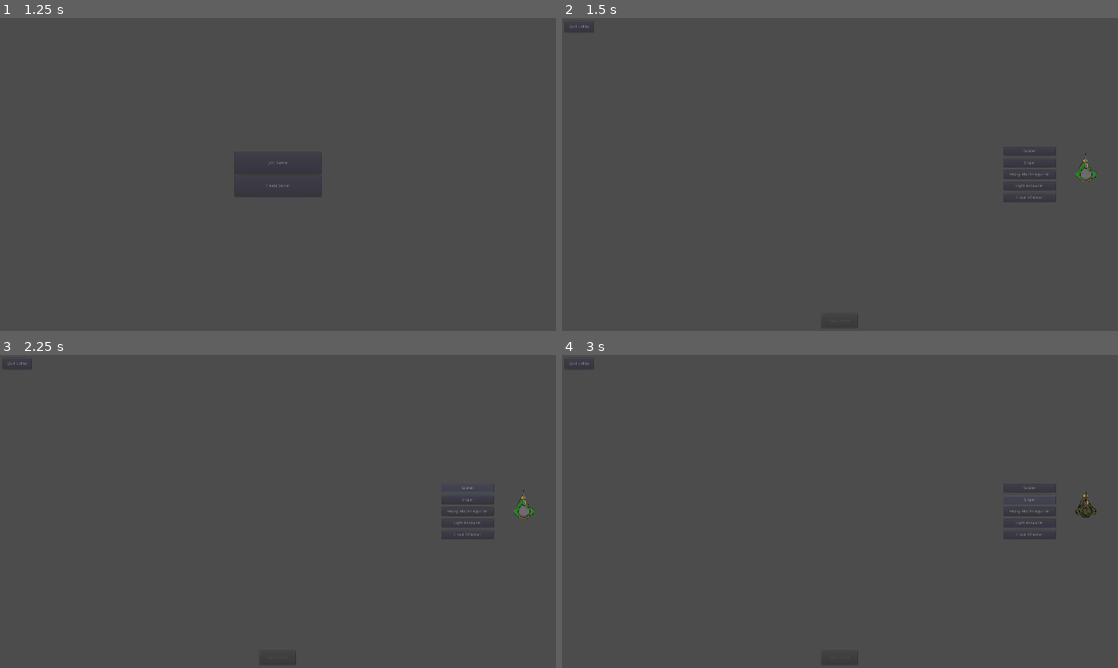
Above: before the commit, frames 1-4 (two rows, left to right).
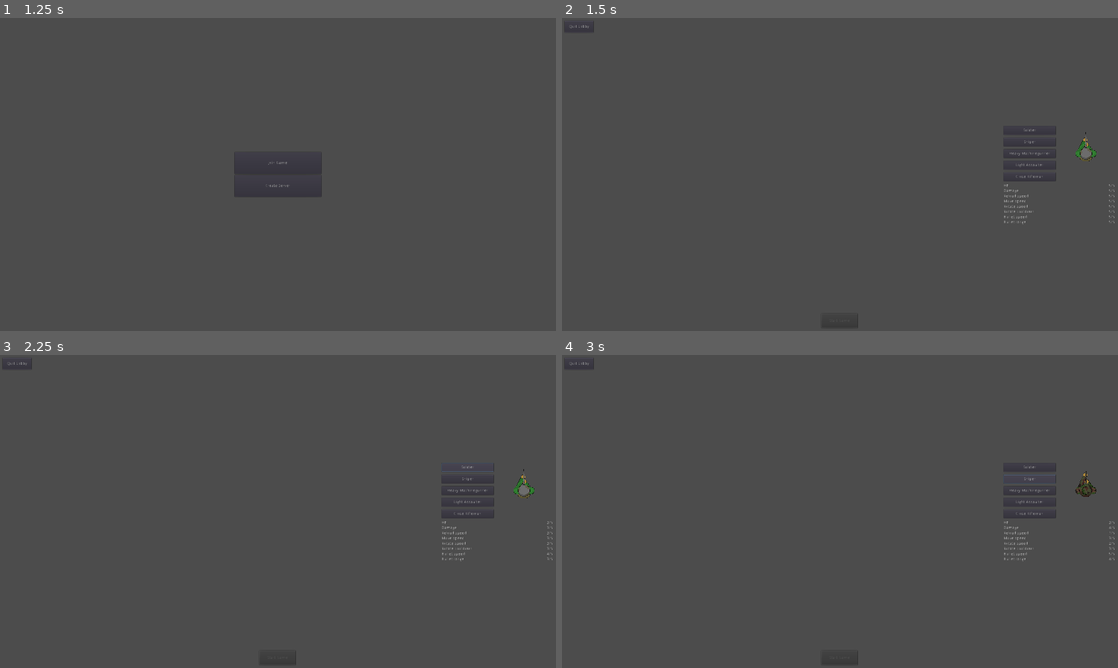
Above: after the commit, the same moments.

Repository: michalbie/Spinningeddon
Game: Godot game, scene res://Scenes/Main.tscn
Same seed, same stepped clock (60 frames per second), same inputs: the game is played once before the commit and once after it.
Inputs (mouse positions are in pixels of both pictures, inside the frame that each line leads up to):
- Up to frame 1 (1.25 s): tap Enter at 0.5 s; move the mouse to (400, 158) at 0.52 s; press the mouse at (400, 158) at 0.53 s
- Up to frame 2 (1.5 s): release the mouse at (962, 158) at 1.25 s; click "Create Server" at 1.25 s
- Up to frame 3 (2.25 s): click "Soldier" at 2 s
- Up to frame 4 (3 s): click "Sniper" at 2.75 s

Frame 1 is identical in both runs. In frame 2, 0.6% of the frame differs, in the area x 79-100%, y 34-66%; in frame 3, 0.6%; in frame 4, 0.6%.
Error before the commit: Invalid get index '0' (on base: 'Dictionary'). (res://Scenes/Lobby/Lobby.gd:57)
Error after the commit: Invalid get index '0' (on base: 'Dictionary'). (res://Scenes/Lobby/Lobby.gd:68)

Commit message:
Added class descriptions in lobby
Added stats for classes in lobby, that are pulled from class scenes

Diff:
--- a/Scenes/Lobby/ClassesMenu.tscn
+++ b/Scenes/Lobby/ClassesMenu.tscn
@@ -2,7 +2,7 @@
 
 [ext_resource path="res://Entities/Character/assets/Soldier.png" type="Texture" id=1]
 
-[node name="ClassesMenu" type="HBoxContainer"]
+[node name="ClassesMenu" type="VBoxContainer"]
 margin_left = 620.0
 margin_right = 1004.0
 margin_bottom = 200.0
@@ -10,7 +10,11 @@
 "_edit_use_anchors_": false
 }
 
-[node name="Classes" type="VBoxContainer" parent="."]
+[node name="HBoxContainer" type="HBoxContainer" parent="."]
+margin_right = 384.0
+margin_bottom = 200.0
+
+[node name="Classes" type="VBoxContainer" parent="HBoxContainer"]
 margin_top = 5.0
 margin_right = 180.0
 margin_bottom = 195.0
@@ -18,14 +22,14 @@
 size_flags_vertical = 4
 custom_constants/separation = 10
 
-[node name="Soldier" type="Button" parent="Classes"]
+[node name="Soldier" type="Button" parent="HBoxContainer/Classes"]
 margin_right = 180.0
 margin_bottom = 30.0
 rect_min_size = Vector2( 180, 30 )
 size_flags_horizontal = 4
 text = "Soldier"
 
-[node name="Sniper" type="Button" parent="Classes"]
+[node name="Sniper" type="Button" parent="HBoxContainer/Classes"]
 margin_top = 40.0
 margin_right = 180.0
 margin_bottom = 70.0
@@ -33,7 +37,7 @@
 size_flags_horizontal = 4
 text = "Sniper"
 
-[node name="HeavyMachinegunner" type="Button" parent="Classes"]
+[node name="HeavyMachinegunner" type="Button" parent="HBoxContainer/Classes"]
 margin_top = 80.0
 margin_right = 180.0
 margin_bottom = 110.0
@@ -41,7 +45,7 @@
 size_flags_horizontal = 4
 text = "Heavy Machinegunner"
 
-[node name="LightAssaulter" type="Button" parent="Classes"]
+[node name="LightAssaulter" type="Button" parent="HBoxContainer/Classes"]
 margin_top = 120.0
 margin_right = 180.0
 margin_bottom = 150.0
@@ -49,7 +53,7 @@
 size_flags_horizontal = 4
 text = "Light Assaulter"
 
-[node name="CloseRifleman" type="Button" parent="Classes"]
+[node name="CloseRifleman" type="Button" parent="HBoxContainer/Classes"]
 margin_top = 160.0
 margin_right = 180.0
 margin_bottom = 190.0
@@ -57,7 +61,7 @@
 size_flags_horizontal = 4
 text = "Close Rifleman"
 
-[node name="TextureRect" type="TextureRect" parent="."]
+[node name="TextureRect" type="TextureRect" parent="HBoxContainer"]
 margin_left = 184.0
 margin_right = 384.0
 margin_bottom = 200.0
@@ -66,3 +70,143 @@
 size_flags_vertical = 4
 texture = ExtResource( 1 )
 expand = true
+
+[node name="VBoxContainer" type="VBoxContainer" parent="."]
+margin_top = 204.0
+margin_right = 384.0
+margin_bottom = 344.0
+
+[node name="HBoxContainer" type="HBoxContainer" parent="VBoxContainer"]
+margin_right = 384.0
+margin_bottom = 14.0
+
+[node name="Name" type="Label" parent="VBoxContainer/HBoxContainer"]
+margin_right = 359.0
+margin_bottom = 14.0
+size_flags_horizontal = 3
+text = "HP:"
+
+[node name="Value" type="Label" parent="VBoxContainer/HBoxContainer"]
+margin_left = 363.0
+margin_right = 384.0
+margin_bottom = 14.0
+text = "5/5"
+
+[node name="HBoxContainer2" type="HBoxContainer" parent="VBoxContainer"]
+margin_top = 18.0
+margin_right = 384.0
+margin_bottom = 32.0
+
+[node name="Name" type="Label" parent="VBoxContainer/HBoxContainer2"]
+margin_right = 359.0
+margin_bottom = 14.0
+size_flags_horizontal = 3
+text = "Damage:"
+
+[node name="Value" type="Label" parent="VBoxContainer/HBoxContainer2"]
+margin_left = 363.0
+margin_right = 384.0
+margin_bottom = 14.0
+text = "5/5"
+
+[node name="HBoxContainer3" type="HBoxContainer" parent="VBoxContainer"]
+margin_top = 36.0
+margin_right = 384.0
+margin_bottom = 50.0
+
+[node name="Name" type="Label" parent="VBoxContainer/HBoxContainer3"]
+margin_right = 359.0
+margin_bottom = 14.0
+size_flags_horizontal = 3
+text = "Reload speed:"
+
+[node name="Value" type="Label" parent="VBoxContainer/HBoxContainer3"]
+margin_left = 363.0
+margin_right = 384.0
+margin_bottom = 14.0
+text = "5/5"
+
+[node name="HBoxContainer4" type="HBoxContainer" parent="VBoxContainer"]
+margin_top = 54.0
+margin_right = 384.0
+margin_bottom = 68.0
+
+[node name="Name" type="Label" parent="VBoxContainer/HBoxContainer4"]
+margin_right = 359.0
+margin_bottom = 14.0
+size_flags_horizontal = 3
+text = "Move speed:"
+
+[node name="Value" type="Label" parent="VBoxContainer/HBoxContainer4"]
+margin_left = 363.0
+margin_right = 384.0
+margin_bottom = 14.0
+text = "5/5"
+
+[node name="HBoxContainer5" type="HBoxContainer" parent="VBoxContainer"]
+margin_top = 72.0
+margin_right = 384.0
+margin_bottom = 86.0
+
+[node name="Name" type="Label" parent="VBoxContainer/HBoxContainer5"]
+margin_right = 359.0
+margin_bottom = 14.0
+size_flags_horizontal = 3
+text = "Rotate speed:"
+
+[node name="Value" type="Label" parent="VBoxContainer/HBoxContainer5"]
+margin_left = 363.0
+margin_right = 384.0
+margin_bottom = 14.0
+text = "5/5"
+
+[node name="HBoxContainer6" type="HBoxContainer" parent="VBoxContainer"]
+margin_top = 90.0
+margin_right = 384.0
+margin_bottom = 104.0
+
+[node name="Name" type="Label" parent="VBoxContainer/HBoxContainer6"]
+margin_right = 359.0
+margin_bottom = 14.0
+size_flags_horizontal = 3
+text = "Rotate cooldown:"
+
+[node name="Value" type="Label" parent="VBoxContainer/HBoxContainer6"]
+margin_left = 363.0
+margin_right = 384.0
+margin_bottom = 14.0
+text = "5/5"
+
+[node name="HBoxContainer7" type="HBoxContainer" parent="VBoxContainer"]
+margin_top = 108.0
+margin_right = 384.0
+margin_bottom = 122.0
+
+[node name="Name" type="Label" parent="VBoxContainer/HBoxContainer7"]
+margin_right = 359.0
+margin_bottom = 14.0
+size_flags_horizontal = 3
+text = "Bullet speed:"
+
+[node name="Value" type="Label" parent="VBoxContainer/HBoxContainer7"]
+margin_left = 363.0
+margin_right = 384.0
+margin_bottom = 14.0
+text = "5/5"
+
+[node name="HBoxContainer8" type="HBoxContainer" parent="VBoxContainer"]
+margin_top = 126.0
+margin_right = 384.0
+margin_bottom = 140.0
+
+[node name="Name" type="Label" parent="VBoxContainer/HBoxContainer8"]
+margin_right = 359.0
+margin_bottom = 14.0
+size_flags_horizontal = 3
+text = "Bullet range:"
+
+[node name="Value" type="Label" parent="VBoxContainer/HBoxContainer8"]
+margin_left = 363.0
+margin_right = 384.0
+margin_bottom = 14.0
+text = "5/5"
--- a/Scenes/Lobby/Lobby.gd
+++ b/Scenes/Lobby/Lobby.gd
@@ -8,7 +8,7 @@
 
 func _ready():
 	connect("start_game", GameManager, "prepare_game")
-	for button in $"MarginContainer/HBoxContainer/ClassesMenu/Classes".get_children():
+	for button in $"MarginContainer/HBoxContainer/ClassesMenu/HBoxContainer/Classes".get_children():
 		button.connect("pressed", self, "_on_class_selected", [button.name])
 	StartGameBtn_configure()
 	initialize_lobby()
@@ -53,7 +53,18 @@
 	emit_signal("start_game")
 
 func _on_class_selected(class_id):
-	$"MarginContainer/HBoxContainer/ClassesMenu/TextureRect".texture = load("res://Entities/Character/assets/" + class_id + ".png")
+	$"MarginContainer/HBoxContainer/ClassesMenu/HBoxContainer/TextureRect".texture = load("res://Entities/Character/assets/" + class_id + ".png")
+	var stats = $"MarginContainer/HBoxContainer/ClassesMenu/VBoxContainer".get_children()
+	var class_scene = Globals.classes[class_id]["scene"].instance()
+	stats[0].get_node("Value").text = str(class_scene.hp + 1) + "/5"
+	stats[1].get_node("Value").text = str(class_scene.bullet_damage + 1) + "/5"
+	stats[2].get_node("Value").text = str(class_scene.shoot_cooldown + 1) + "/5"
+	stats[3].get_node("Value").text = str(class_scene.move_speed + 1) + "/5"
+	stats[4].get_node("Value").text = str(class_scene.rotate_speed + 1) + "/5"
+	stats[5].get_node("Value").text = str(class_scene.rotate_cooldown + 1) + "/5"
+	stats[6].get_node("Value").text = str(class_scene.bullet_speed + 1) + "/5"
+	stats[7].get_node("Value").text = str(class_scene.bullet_range + 1) + "/5"
+	class_scene.queue_free()
 	LobbyManager.players[scene_tree.get_network_unique_id()]["class"] = class_id
 	rpc("set_player_class", class_id)
 
--- a/Scenes/Lobby/Lobby.tscn
+++ b/Scenes/Lobby/Lobby.tscn
@@ -33,27 +33,28 @@
 text = "Quit Lobby"
 
 [node name="HBoxContainer" type="HBoxContainer" parent="MarginContainer"]
-margin_top = 190.0
-margin_right = 1003.0
-margin_bottom = 390.0
+margin_top = 358.0
+margin_right = 1900.0
+margin_bottom = 702.0
 size_flags_vertical = 4
 
 [node name="VBoxContainer" type="VBoxContainer" parent="MarginContainer/HBoxContainer"]
-margin_top = 100.0
-margin_right = 615.0
-margin_bottom = 100.0
+margin_top = 172.0
+margin_right = 1512.0
+margin_bottom = 172.0
 size_flags_horizontal = 7
 size_flags_vertical = 4
 
 [node name="ClassesMenu" parent="MarginContainer/HBoxContainer" instance=ExtResource( 2 )]
-margin_left = 619.0
-margin_right = 1003.0
+margin_left = 1516.0
+margin_right = 1900.0
+margin_bottom = 344.0
 
 [node name="StartGameBtn" type="Button" parent="MarginContainer"]
-margin_left = 439.0
-margin_top = 530.0
-margin_right = 564.0
-margin_bottom = 580.0
+margin_left = 887.0
+margin_top = 1010.0
+margin_right = 1012.0
+margin_bottom = 1060.0
 rect_min_size = Vector2( 125, 50 )
 size_flags_horizontal = 4
 size_flags_vertical = 8
